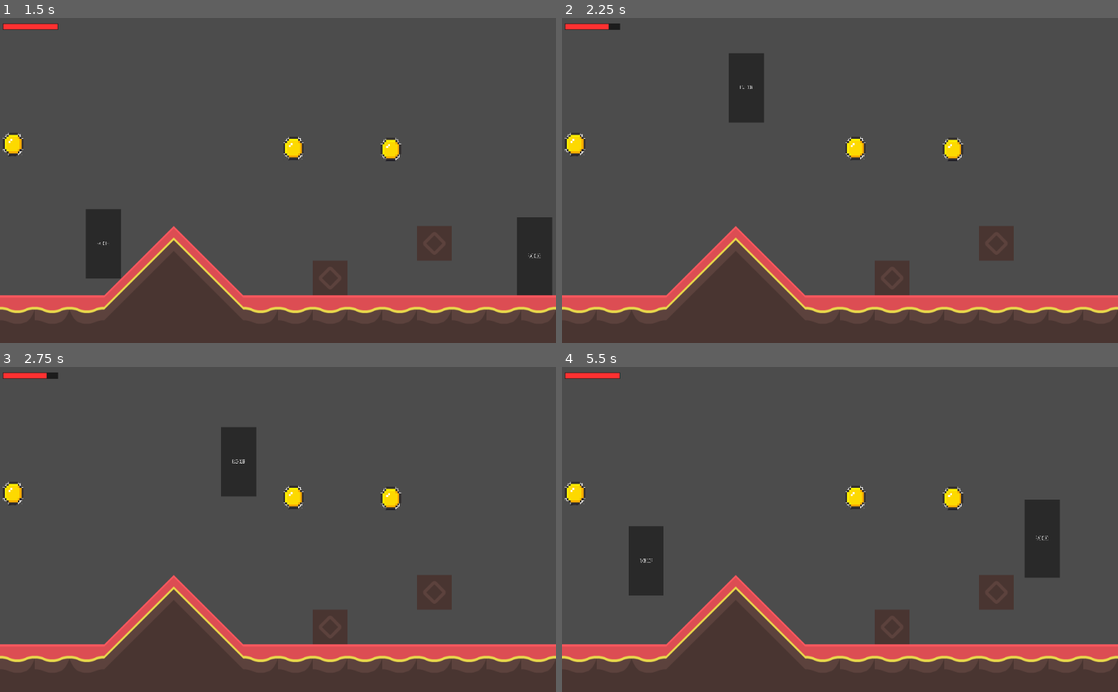
Above: before the commit, frames 1-4 (two rows, left to right).
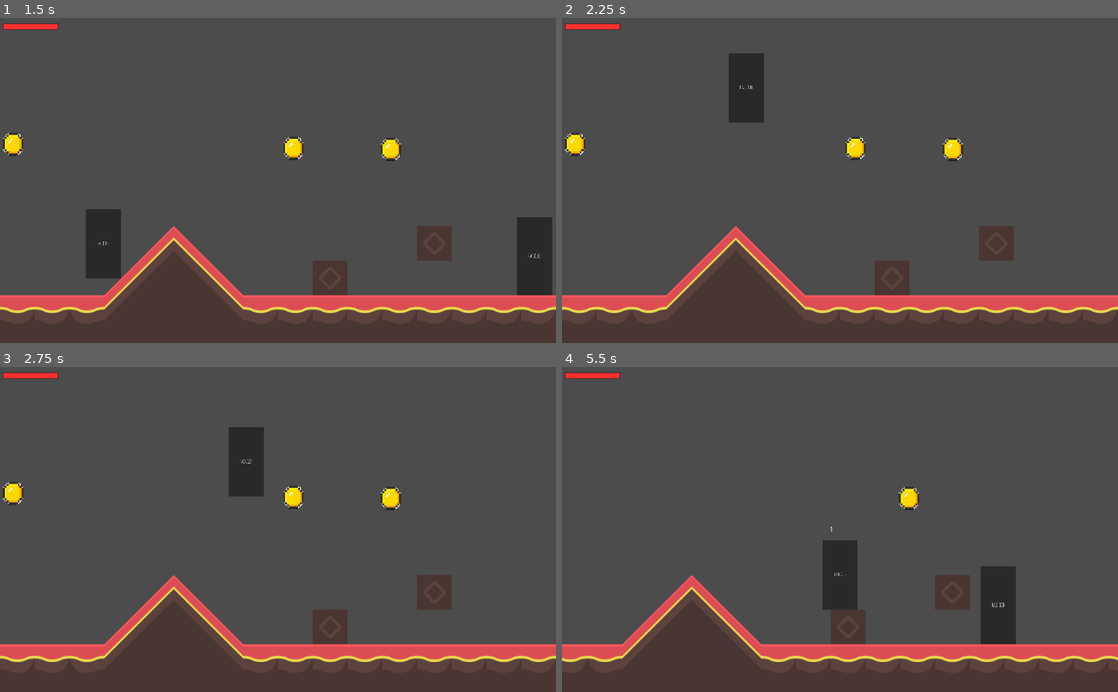
Above: after the commit, the same moments.

Repository: INF19IT2/2d-Jump-n-Run-SE
Game: Godot game, scene res://Scenes/MainScene/MainScene.tscn
Same seed, same stepped clock (60 frames per second), same inputs: the game is played once before the commit and once after it.
Inputs (mouse positions are in pixels of both pictures, inside the frame that each line leads up to):
- Up to frame 1 (1.5 s): click (233, 216) at 0.5 s; tap Enter (shoot, bound only before the commit) at 1.25, 1.35 s; hold D (move_right) from 1.28 s (still down)
- Up to frame 2 (2.25 s): keep holding D (move_right); tap W (move_up) at 1.52 s; tap F (test_dmg, bound only before the commit) at 1.55, 2.1 s
- Up to frame 3 (2.75 s): keep holding D (move_right); tap W (move_up) at 2.27 s; tap Shift (running, bound only after the commit) at 2.3 s
- Up to frame 4 (5.5 s): release D (move_right) at 2.78 s; hold A (move_left) 2.78-3.53 s; hold Shift (running, bound only after the commit) 2.78-3.53 s; tap Enter (shoot, bound only before the commit) at 3.05, 3.6 s; hold D (move_right) 3.53-5 s; tap W (move_up) at 3.77, 4.52 s; tap F (test_dmg, bound only before the commit) at 3.8, 4.35 s; hold Shift (running, bound only after the commit) 4.28-5 s; tap Escape (pause_button, bound only before the commit) at 4.9 s; click (845, 500) at 5 s, where only the run before the commit has a clickable "Restart"

Frame 1 is identical in both runs. In frame 2, less than 0.1% of the frame differs, in the area x 8-11%, y 1-4%; in frame 3, 0.6%; in frame 4, 13%, in the area x 0-100%, y 35-91%.

Commit message:
running dunction was implemented

Diff:
--- a/2d-Jump-n-Run-SE/Scripts/Player_Modell/Player_Script.gd
+++ b/2d-Jump-n-Run-SE/Scripts/Player_Modell/Player_Script.gd
@@ -4,6 +4,7 @@
 
 var ducking_height: int = 0
 var is_ducked: bool = false
+var is_moving: bool = false
 onready var standing_collision = $CollisionShape2D
 onready var crouching_collision = $Ducking_CollisionShape2D
 onready var player_standing = $Sprite
@@ -38,14 +39,17 @@
 #gets called 60 times a second
 func _physics_process(delta):
 	velocity.x = 0
+	is_moving = false
 
 	#define movement
 	if Input.is_action_pressed("move_right"):
 		velocity.x += speed
 		facingRight = true
+		is_moving = true
 	if Input.is_action_pressed("move_left"):
 		velocity.x -= speed
 		facingRight = false
+		is_moving = true
 
 	#create projectile on player position
 	if Input.is_action_just_pressed("shoot") and is_ducked == false:
@@ -62,6 +66,14 @@
 	#define Jumping
 	if Input.is_action_just_pressed("move_up") and is_on_floor() and !is_ducked:
 		velocity.y -= jumpForce
+
+	#define running
+	if Input.is_action_pressed("running") and is_moving:
+		if(facingRight):
+			velocity.x += speed
+		elif(!facingRight):
+			velocity.x -= speed
+
 
 	#var player_pos = player.get_position_in_parent()
 	if Input.is_action_pressed("move_down") and is_on_floor():
--- a/2d-Jump-n-Run-SE/project.godot
+++ b/2d-Jump-n-Run-SE/project.godot
@@ -46,25 +46,11 @@
 , Object(InputEventKey,"resource_local_to_scene":false,"resource_name":"","device":0,"alt":false,"shift":false,"control":false,"meta":false,"command":false,"pressed":false,"scancode":16777232,"unicode":0,"echo":false,"script":null)
  ]
 }
-shoot={
+running={
 "deadzone": 0.5,
-"events": [ Object(InputEventKey,"resource_local_to_scene":false,"resource_name":"","device":0,"alt":false,"shift":false,"control":false,"meta":false,"command":false,"pressed":false,"scancode":16777221,"unicode":0,"echo":false,"script":null)
+"events": [ Object(InputEventKey,"resource_local_to_scene":false,"resource_name":"","device":0,"alt":false,"shift":false,"control":false,"meta":false,"command":false,"pressed":false,"scancode":16777237,"unicode":0,"echo":false,"script":null)
  ]
 }
-test_dmg={
-"deadzone": 0.5,
-"events": [ Object(InputEventKey,"resource_local_to_scene":false,"resource_name":"","device":0,"alt":false,"shift":false,"control":false,"meta":false,"command":false,"pressed":false,"scancode":70,"unicode":0,"echo":false,"script":null)
- ]
-}
-pause_button={
-"deadzone": 0.5,
-"events": [ Object(InputEventKey,"resource_local_to_scene":false,"resource_name":"","device":0,"alt":false,"shift":false,"control":false,"meta":false,"command":false,"pressed":false,"scancode":16777217,"unicode":0,"echo":false,"script":null)
- ]
-}
-
-[layer_]
-
-Layer=false
 
 [rendering]
 
